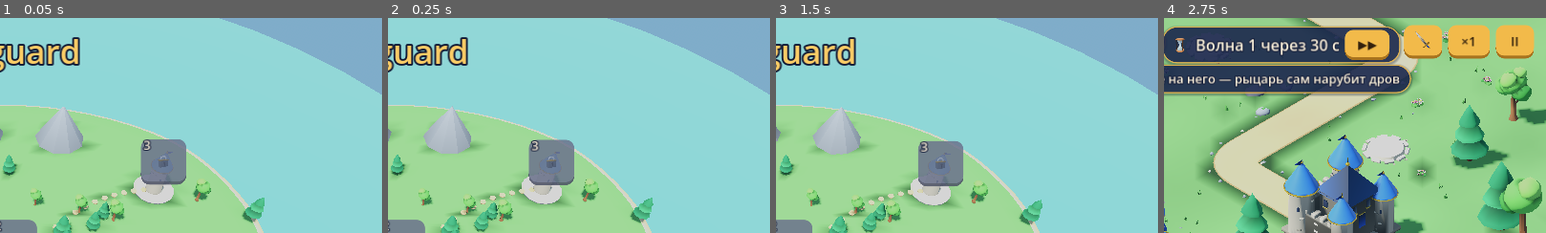
Above: before the commit, frames 1-4 (left to right).
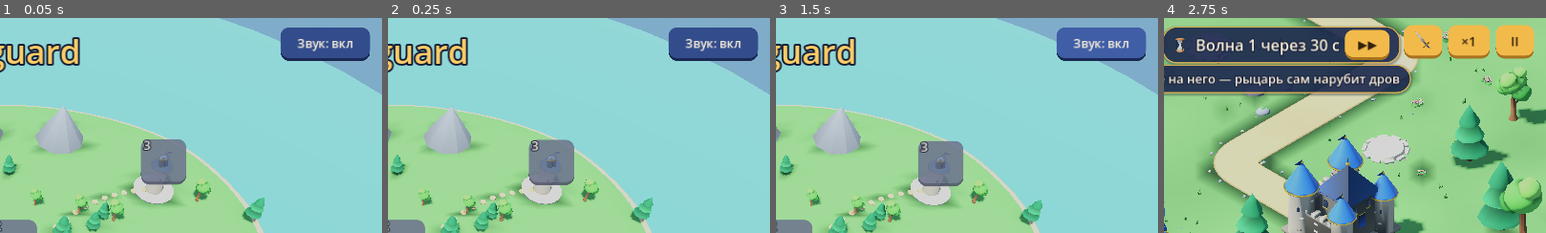
Above: after the commit, the same moments.

Repository: glebanya13/tinyguard
Game: Godot game, scene res://scenes/level_select.tscn
The game is run twice, just before and just after one commit, with the same random seed, the same clock (stepped at 60 frames per second) and the same inputs.
Inputs (mouse positions are % of the whole screen's width and height, from its top left):
- Up to frame 1 (0.05 s): no input
- Up to frame 2 (0.25 s): no input
- Up to frame 3 (1.5 s): click (93, 6) at 0.5 s, where only the run after the commit has a clickable "Звук: вкл"; click (92, 6) at 1.25 s, where only the run after the commit has a clickable "Звук: выкл"
- Up to frame 4 (2.75 s): click "Играть" at 2 s
The pictures show only the part of the screen within x 50-100%, y 0-50%; the shares and areas given below are measured in that part.

The runs differ from the first frame. In frame 1, 3.6% of the frame differs, in the area x 73-97%, y 4-20%; in frame 2, 3.6%; in frame 3, 3.5%; in frame 4, nothing differs.

Commit message:
Music loop (generated), sound on/off in the pause menu and on the map, saved
Co-Authored-By: Claude Opus 5.5 <noreply@anthropic.com>
Claude-Session: https://claude.ai/code/session_01Jn6C1T23zeB4fAt7EFLmDy

Diff:
--- a/scenes/level_select.tscn
+++ b/scenes/level_select.tscn
@@ -1,6 +1,7 @@
-[gd_scene load_steps=7 format=3]
+[gd_scene load_steps=8 format=3]
 
 [ext_resource type="Script" path="res://scripts/level_select.gd" id="1_select"]
+[ext_resource type="AudioStream" path="res://assets/audio/music_loop.wav" id="19_music"]
 [ext_resource type="PackedScene" path="res://assets/models/worldmap.glb" id="2_map"]
 [ext_resource type="Theme" path="res://ui/theme.tres" id="3_theme"]
 
@@ -50,6 +51,12 @@
 
 [node name="Map" parent="." instance=ExtResource("2_map")]
 
+[node name="Music" type="AudioStreamPlayer" parent="."]
+process_mode = 3
+stream = ExtResource("19_music")
+volume_db = -10.0
+autoplay = true
+
 [node name="UI" type="CanvasLayer" parent="."]
 
 [node name="Root" type="Control" parent="UI"]
@@ -77,6 +84,22 @@
 theme_override_font_sizes/font_size = 56
 text = "Tinyguard"
 horizontal_alignment = 1
+
+[node name="SoundButton" type="Button" parent="UI/Root"]
+custom_minimum_size = Vector2(150, 56)
+layout_mode = 1
+anchors_preset = 1
+anchor_left = 1.0
+anchor_right = 1.0
+offset_left = -170.0
+offset_top = 16.0
+offset_right = -20.0
+offset_bottom = 72.0
+grow_horizontal = 0
+focus_mode = 0
+theme_type_variation = &"SecondaryButton"
+theme_override_font_sizes/font_size = 20
+text = "Звук: вкл"
 
 [node name="Sites" type="Control" parent="UI/Root"]
 layout_mode = 1
--- a/scenes/main.tscn
+++ b/scenes/main.tscn
@@ -1,6 +1,7 @@
-[gd_scene load_steps=27 format=3]
+[gd_scene load_steps=28 format=3]
 
 [ext_resource type="Script" path="res://scripts/main.gd" id="1_main"]
+[ext_resource type="AudioStream" path="res://assets/audio/music_loop.wav" id="19_music"]
 [ext_resource type="Script" path="res://scripts/game_state.gd" id="4_game_state"]
 [ext_resource type="Script" path="res://scripts/wave_manager.gd" id="5_wave_manager"]
 [ext_resource type="PackedScene" path="res://scenes/enemy.tscn" id="7_enemy"]
@@ -141,6 +142,12 @@
 
 [node name="Sfx" type="Node" parent="."]
 
+[node name="Music" type="AudioStreamPlayer" parent="Sfx"]
+process_mode = 3
+stream = ExtResource("19_music")
+volume_db = -14.0
+autoplay = true
+
 [node name="WaveHorn" type="AudioStreamPlayer" parent="Sfx"]
 stream = ExtResource("14_horn")
 volume_db = -6.0
--- a/scripts/hud.gd
+++ b/scripts/hud.gd
@@ -71,6 +71,7 @@
 @onready var _end_screen: Control = $Root/EndScreen
 @onready var _message_label: Label = $Root/EndScreen/EndPanel/Content/MessageLabel
 @onready var _stars: HBoxContainer = $Root/EndScreen/EndPanel/Content/Stars
+@onready var _sound_button: Button = $Root/EndScreen/EndPanel/Content/SoundButton
 @onready var _continue_button: Button = $Root/EndScreen/EndPanel/Content/ContinueButton
 @onready var _speed_button: Button = $Root/TopRight/SpeedButton
 @onready var _forge_button: Button = $Root/TopRight/ForgeButton
@@ -84,6 +85,7 @@
 	_restart_button.pressed.connect(_on_end_button_pressed.bind(restart_pressed))
 	_map_button.pressed.connect(_on_end_button_pressed.bind(map_pressed))
 	_continue_button.pressed.connect(continue_pressed.emit)
+	_sound_button.pressed.connect(_on_sound_pressed)
 	_continue_button.shortcut = _shortcut(&"pause")
 	_pause_button.pressed.connect(pause_pressed.emit)
 	_speed_button.pressed.connect(speed_pressed.emit)
@@ -256,6 +258,7 @@
 func show_end_screen(text: String, victory: bool, stars: int = 0) -> void:
 	_show_menu(text, VICTORY_COLOR if victory else DEFEAT_COLOR)
 	_continue_button.hide()
+	_sound_button.hide()
 	for i in 3:
 		var star := TextureRect.new()
 		star.texture = STAR_ICON
@@ -286,6 +289,8 @@
 	_show_menu("Пауза", PAUSE_COLOR)
 	_stars.hide()
 	_continue_button.show()
+	_sound_button.show()
+	_update_sound_label()
 
 
 func hide_pause_menu() -> void:
@@ -413,6 +418,15 @@
 	return shortcut
 
 
+func _on_sound_pressed() -> void:
+	LevelCatalog.set_sound_on(not LevelCatalog.sound_on())
+	_update_sound_label()
+
+
+func _update_sound_label() -> void:
+	_sound_button.text = "Звук: вкл" if LevelCatalog.sound_on() else "Звук: выкл"
+
+
 func _on_end_button_pressed(next: Signal) -> void:
 	# The scene change happens later in the frame; ignore repeated taps.
 	_restart_button.disabled = true
--- a/scripts/level_catalog.gd
+++ b/scripts/level_catalog.gd
@@ -1,6 +1,7 @@
 class_name LevelCatalog
 extends RefCounted
-## Level layouts and wave plans from resources/levels.json, plus saved progress.
+## Level layouts and wave plans from resources/levels.json, plus saved progress
+## (stars per level) and the sound setting.
 ## The selected level survives scene changes as a static variable.
 
 const LEVELS_PATH := "res://resources/levels.json"
@@ -63,3 +64,22 @@
 	cfg.set_value("progress", "stars_%d" % id, best)
 	cfg.set_value("progress", "unlocked", maxi(unlocked(), mini(id + 1, levels().size())))
 	cfg.save(save_path)
+
+
+static func sound_on() -> bool:
+	var cfg := ConfigFile.new()
+	cfg.load(save_path)
+	return bool(cfg.get_value("settings", "sound", true))
+
+
+## Mutes or unmutes the master bus and remembers the choice.
+static func set_sound_on(on: bool) -> void:
+	var cfg := ConfigFile.new()
+	cfg.load(save_path)
+	cfg.set_value("settings", "sound", on)
+	cfg.save(save_path)
+	apply_sound()
+
+
+static func apply_sound() -> void:
+	AudioServer.set_bus_mute(0, not sound_on())
--- a/scripts/level_select.gd
+++ b/scripts/level_select.gd
@@ -23,10 +23,12 @@
 @onready var _name_label: Label = $UI/Root/Info/Content/Name
 @onready var _subtitle_label: Label = $UI/Root/Info/Content/Subtitle
 @onready var _play_button: Button = $UI/Root/Info/Content/PlayButton
+@onready var _sound_button: Button = $UI/Root/SoundButton
 
 
 func _ready() -> void:
 	_camera_base = _camera.transform
+	LevelCatalog.apply_sound()
 	var unlocked: int = LevelCatalog.unlocked()
 	for level: Dictionary in LevelCatalog.levels():
 		var id: int = int(level["id"])
@@ -65,6 +67,8 @@
 		_site_buttons.append(button)
 		_sites.append(site)
 	_play_button.pressed.connect(_on_play_pressed)
+	_sound_button.pressed.connect(_on_sound_pressed)
+	_update_sound_label()
 	_select(clampi(LevelCatalog.selected_id, 1, unlocked))
 
 
@@ -94,6 +98,15 @@
 		_site_buttons[i].modulate = Color(1.15, 1.1, 0.9) if i + 1 == id else Color.WHITE
 
 
+func _on_sound_pressed() -> void:
+	LevelCatalog.set_sound_on(not LevelCatalog.sound_on())
+	_update_sound_label()
+
+
+func _update_sound_label() -> void:
+	_sound_button.text = "Звук: вкл" if LevelCatalog.sound_on() else "Звук: выкл"
+
+
 func _on_play_pressed() -> void:
 	LevelCatalog.selected_id = _selected
 	_play_button.disabled = true
--- a/tests/test_pause.gd
+++ b/tests/test_pause.gd
@@ -65,6 +65,10 @@
 	)
 	check(LevelCatalog.stars(1) == 3, "stars saved")
 	check(is_equal_approx(Engine.time_scale, 1.0), "speed reset at end")
+	LevelCatalog.set_sound_on(false)
+	check(AudioServer.is_bus_mute(0) and not LevelCatalog.sound_on(), "sound off saved and applied")
+	LevelCatalog.set_sound_on(true)
+	check(not AudioServer.is_bus_mute(0), "sound back on")
 	DirAccess.remove_absolute(ProjectSettings.globalize_path(SAVE))
 	print("RESULT: %s (%d failures)" % ["PASS" if fails == 0 else "FAIL", fails])
 	quit(fails)
--- a/ui/hud.tscn
+++ b/ui/hud.tscn
@@ -500,9 +500,9 @@
 anchor_right = 0.5
 anchor_bottom = 0.5
 offset_left = -230.0
-offset_top = -200.0
+offset_top = -230.0
 offset_right = 230.0
-offset_bottom = 200.0
+offset_bottom = 230.0
 grow_horizontal = 2
 grow_vertical = 2
 
@@ -531,6 +531,14 @@
 size_flags_horizontal = 4
 text = "Продолжить"
 
+[node name="SoundButton" type="Button" parent="Root/EndScreen/EndPanel/Content"]
+process_mode = 3
+custom_minimum_size = Vector2(300, 56)
+layout_mode = 2
+size_flags_horizontal = 4
+theme_type_variation = &"SecondaryButton"
+text = "Звук: вкл"
+
 [node name="RestartButton" type="Button" parent="Root/EndScreen/EndPanel/Content"]
 process_mode = 3
 custom_minimum_size = Vector2(300, 70)
Not shown, added: assets/audio/music_loop.wav.import
Not shown, added: assets/audio/music_loop.wav
Not shown, changed: tools/gen_sounds.py
